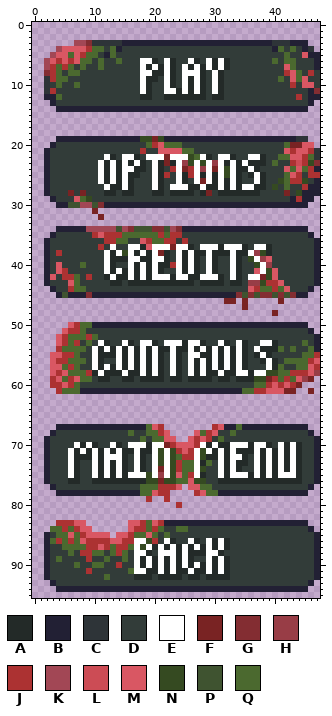
Two states of a sprite sheet, assets/menu_buttons_clicked.png. That is the earlier state.
The file is 48x96 pixels.
Palette (. is transparent): A #232a28  B #222034  C #2e3438  D #323c39  E #ffffff  F #792323  G #832d32  H #983d46  J #ac3232  K #a24755  L #cc4c55  M #d95763  N #354a21  P #3f5330  Q #4b692f
Pixels before (only the part around the change), first column x 0:
49 ................................................
50 ......MJQQBBBBBBBBBBBBBBBBBBBBBBBBBBBBBBBBBBBB..
51 .....MJJQDDDDDDDDDDDDDDDDDDDDDDDDDDDDDDDDDDDDDB.
52 ....MJQQQJQDDDDDDDDDDDDDDDDDDDDDDDDDDDDDDDDDDDDB
53 ....MJQJDQDEADDEADEEADEEEAEEADDEADEADDEEADDDDQDB
54 ....JQQQQDEAEAEAEAEAEAAEAAEAEAEAEAEADEAAAQDQDDQB
55 ...MMJJQDDEAAAEAEAEAEADEADEEAAEAEAEADAEADDDDDQQJ
56 ...MJJQQQDEADDEAEAEAEADEADEAEAEAEAEADDAEADQQQQJM
57 ...MMQJQDDEAEAEAEAEAEADEADEAEAEAEAEADDDEAQDDQQMJ
58 ...MJMQQQJAEAAAEAAEAEADEADEAEAAEAAEEAEENNQQJJJMH
59 ...JMQJMQQDAADDAADAAAADAADAAAADAADAAANNFJQJQMHF.
60 ...JJMJQDDDDDDDDDDDDDDDDDDDDDDDDDDDDDQQJMJMJF...
61 ....JQQQBBBBBBBBBBBBBBBBBBBBBBBBBBBQQJJMMMFF..F.
62 ................................................
63 ................................................
Now the later version:
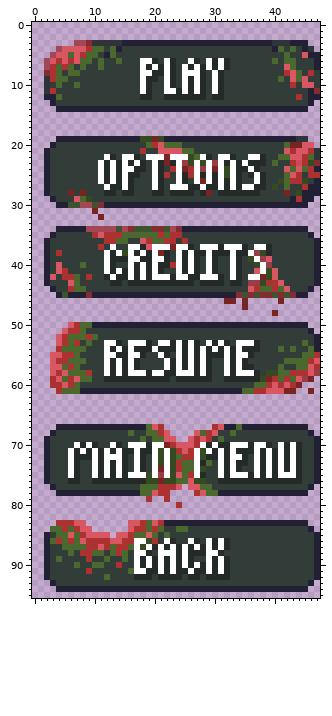
Commit message: sfx and resume button
Edits made:
y 53: x 11..17 EADDEAD -> DEEADEE; x 19..21 EAD -> ADE; x 23 E -> A; x 27..30 EADD -> ADEA; x 35..40 ADDEEA -> EEADDD
y 54: x 10..11 EA -> DD; x 18 E -> A; x 23..24 EA -> AE; x 36..40 DEAAA -> AADDD
y 55: x 10..14 EAAAE -> DDEEA; x 17..25 AEAEADEAD -> EADDEADEA; x 27..28 EA -> AE; x 30 E -> A; x 35..39 ADAEA -> EADDD
y 56: x 10..13 EADD -> DDEA; x 18..25 EAEADEAD -> DDDDEAEA; x 30..31 EA -> DD; x 38..40 AEA -> DDD
y 57: x 10..11 EA -> DD; x 18..25 EAEADEAD -> DDDDEAEA; x 30..31 EA -> DD; x 36 D -> A; x 39..40 EA -> DD
y 58: x 10..12 AEA -> DDE; x 14..17 AEAA -> EAEE; x 21..25 ADEAD -> EAAEE; x 30..32 AEA -> DDE; x 36..38 AEE -> EAD
y 59: x 11 A -> D; x 13..14 DD -> AA; x 17 D -> A; x 22..23 DA -> AD; x 25 D -> A; x 31 A -> D; x 33 D -> A; x 37 N -> A
